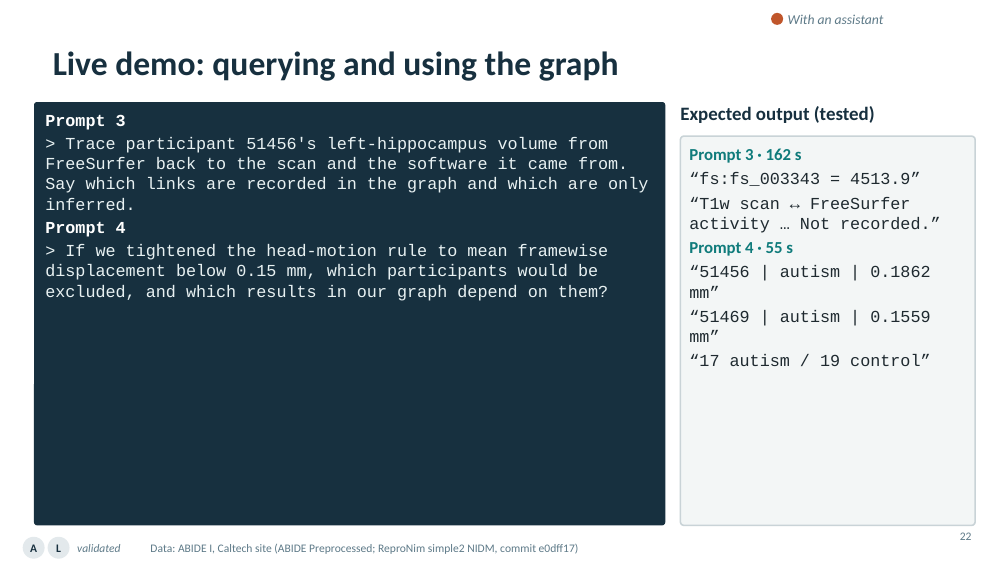
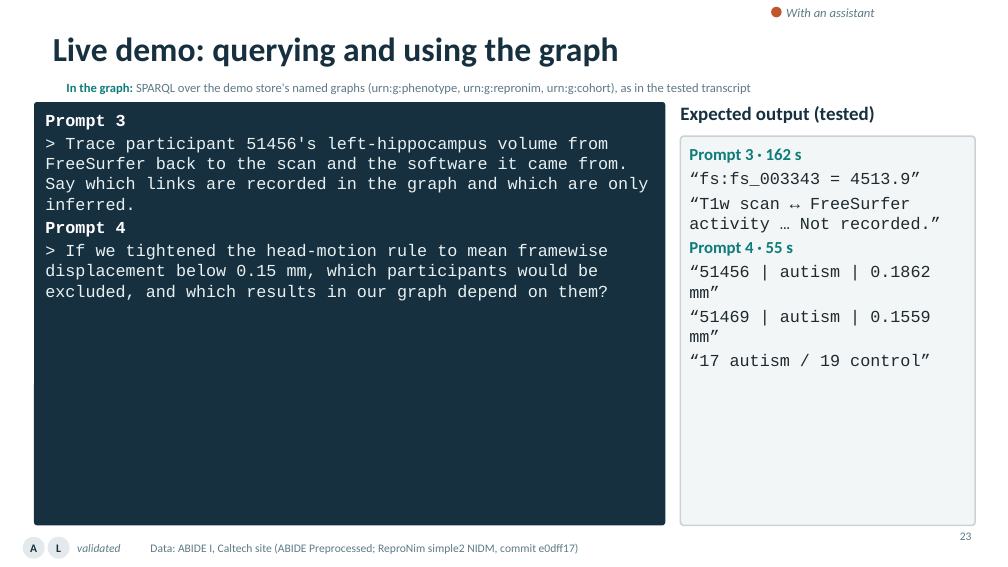
Before and after one commit to ReproNim/llm-workshop-kg, a slide deck: slide 23 of slides/Knowledge_Graphs_Skills_Neuroimaging_v4.pptx (slide 22 before the commit). Drawn at 1008x567 pixels with LibreOffice and Linux fonts; fonts in the diff are those of the drawing; background and template pictures are left out. Boxes give left, top, right and bottom in pixels: in the first picture for what was removed or moved away, otherwise in the second. Text is boxed around its words. In the diff, an @@ line names an element or a change of style, - is before the commit and + after.

```diff
--- a/slides/Knowledge_Graphs_Skills_Neuroimaging_v4.pptx
+++ b/slides/Knowledge_Graphs_Skills_Neuroimaging_v4.pptx
@@ title "Live demo: querying and using ...": place and size @@
-title "Live demo: querying and using ..." at bbox=[53, 51, 619, 81]
+title "Live demo: querying and using ..." at bbox=[53, 37, 619, 67]
@@ ellipse: place and size @@
-ellipse at bbox=[771, 13, 783, 25]
+ellipse at bbox=[771, 7, 782, 17]
@@ text "With an assistant" at bbox=[786, 8, 875, 17]: size 13 to 12 pt @@
@@ text added at bbox=[66, 83, 751, 94], 12 pt, text #5E7A88 @@
+In the graph: SPARQL over the demo store's named graphs (urn:g:phenotype, urn:g:repronim, urn:g:cohort), as in the tested transcript
```
Also in this commit, not shown: 20 other slides changed, 3 slides added, 2 slides removed, 2 other files.
